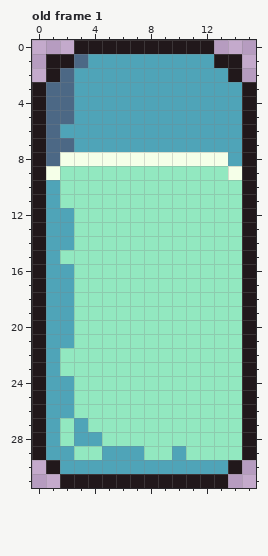
Pixel-art file, stored at Assets/Sprites/Block1.aseprite. Above: the version before the commit.
16x32 pixels, 1 frame. Shown: old frame 1. The commit also changed other frames, which this record leaves out.
After the commit:
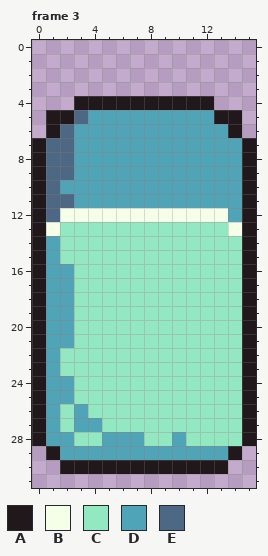
Palette (. is transparent): A #21181b  B #f5ffe8  C #92e8c0  D #4fa4b8  E #4c6885
A new or re-ordered frame is compared with the old frame closest to it.
The edit:
frames 1 -> 5
Frame 3 is new; against old frame 1:
y 0: x 3..12 AAAAAAAAAA -> ..........
y 1: x 1..14 AAEDDDDDDDDDAA -> ..............
y 2: x 1..14 AEDDDDDDDDDDDA -> ..............
y 3: x 0..15 AEEDDDDDDDDDDDDA -> ................
y 4: x 0..15 AEEDDDDDDDDDDDDA -> ...AAAAAAAAAA...
y 5: x 0..3 AEED -> .AAE; x 13..15 DDA -> AA.
y 6: x 0..2 AED -> .AE; x 14..15 DA -> A.
y 8: x 2..13 BBBBBBBBBBBB -> EDDDDDDDDDDD
y 9: x 1..14 BCCCCCCCCCCCCB -> EEDDDDDDDDDDDD
y 10: x 1..14 DCCCCCCCCCCCCC -> EDDDDDDDDDDDDD
y 11: x 1..14 DCCCCCCCCCCCCC -> EEDDDDDDDDDDDD
y 12: x 1..14 DDCCCCCCCCCCCC -> EBBBBBBBBBBBBD
y 13: x 1..2 DD -> BC; x 14 C -> B
y 14: x 2 D -> C
y 26: x 2..3 DC -> CD
y 27: x 4 C -> D
y 28: x 2..7 CDDCCC -> DCCDDD; x 10 C -> D
y 29: x 0..1 AD -> .A; x 3..4 CC -> DD; x 8..9 CC -> DD; x 11..15 CCCCA -> DDDA.
y 30: x 1..14 ADDDDDDDDDDDDA -> .AAAAAAAAAAAA.
y 31: x 2..13 AAAAAAAAAAAA -> ............
Boxes around the changes in both pictures, in picture pixels (x1, y1, x2, y2):
changed: (32, 40, 256, 250)
changed: (32, 404, 256, 488)
